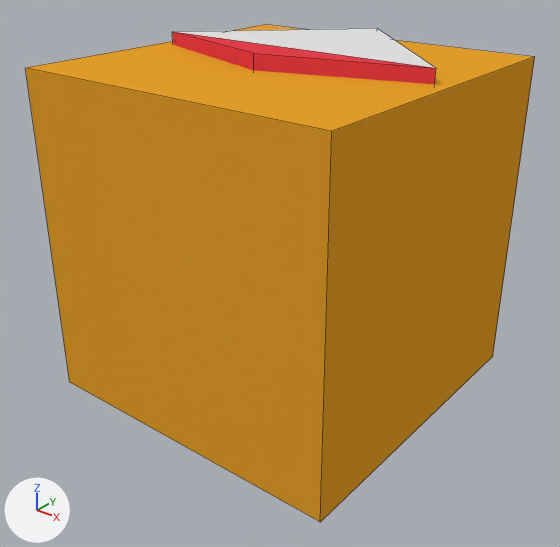
The Blender file GRAPHIC/Models/Char.blend as it was, and as the next commit left it.
The view is the same before and after, from a 50 mm lens placed at (1.347, -1.721, 1.41), pointed at (0.024, -0.067, 0.385). The axes (+X, +Y, +Z) are drawn at lower left. The lights are the same throughout. Mesh edges are drawn as thin lines.

Names of what the first picture shows: 'Char'.
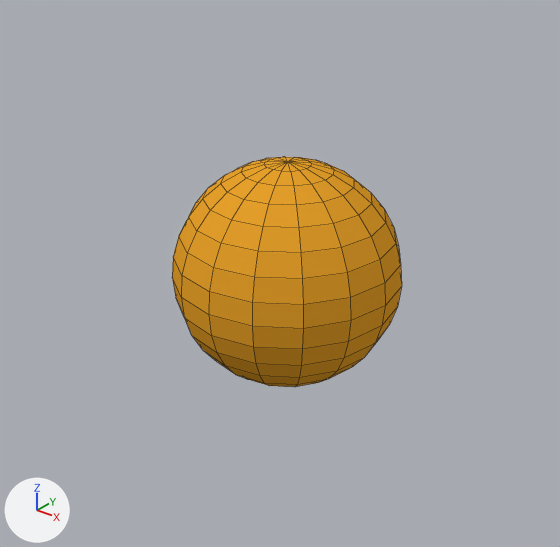
Pixel boxes (x1, y1, x2, y2) of what changed, in the pictures (560 x 547 px):
'Char', reshaped (55% narrower, 54% shorter): before (25, 25, 535, 522); after (172, 157, 402, 387)
part 1 of me_char, added (orange): after (172, 157, 402, 387)
part 2 of me_char, deleted (orange): before (25, 25, 535, 522)
part 3 of me_char, deleted: before (172, 28, 436, 84)

What changed in the scene script:
```text
Change me_char:
    where me_char.from_pydata(...)  # 16 vertices, 13 faces; spans x -0.5..0.5, y -0.5..0.5, z 0.0..1.045
    used by ob_char; location = (0.0, 0.0, 0.0)
    me_char part 1: a new loose piece, a UV sphere (16 segments, 16 rings, poles along z) spanning x -0.356..0.356, y -0.356..0.356, z 0.002..0.714, in mat_material (orange #e7a12b)
    me_char part 2: the loose piece of 8 vertices spanning x -0.5..0.5, y -0.5..0.5, z 0.0..1.0 is deleted
    me_char part 3: the loose piece of 8 vertices spanning x -0.453..0.453, y -0.147..0.453, z 0.961..1.045 is deleted
    remove me_char.materials.append(mat_material_001)  # red #e7414c
    remove me_char.materials.append(mat_material_002)  # light grey #e3e3e3
```
